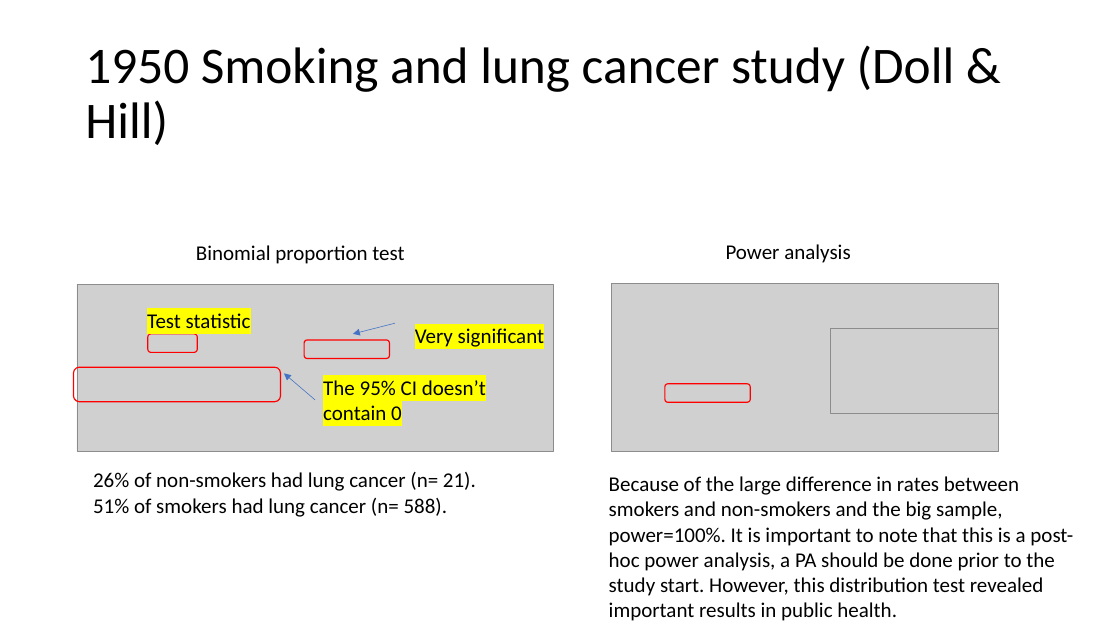
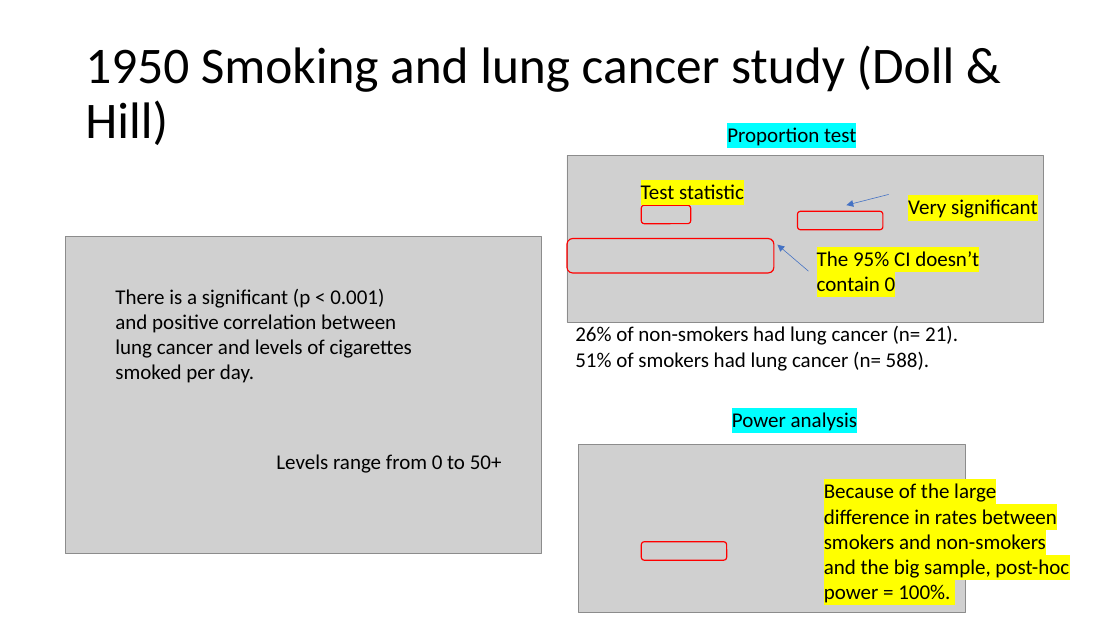
Before and after one commit to szuniga07/Statistics, a slide deck: slide 14 of Stats Course Week 4.pptx. Drawn at 1120x630 pixels with LibreOffice and Linux fonts; fonts in the diff are those of the drawing; grey boxes stand for pictures. Boxes give left, top, right and bottom in pixels: in the first picture for what was removed or moved away, otherwise in the second. Text is boxed around its words. In the diff, an @@ line names an element or a change of style, - is before the commit and + after.

```diff
--- a/Stats Course Week 4.pptx
+++ b/Stats Course Week 4.pptx
@@ text at bbox=[727, 127, 856, 149]: text changed @@
-Binomial proportion test
+Proportion test
@@ picture: place and size @@
-picture at bbox=[77, 284, 554, 451]
+picture at bbox=[567, 155, 1044, 323]
@@ picture added at bbox=[66, 237, 542, 555] @@
@@ rounded rectangle: place and size @@
-rounded rectangle at bbox=[665, 384, 751, 402]
+rounded rectangle at bbox=[797, 211, 883, 229]
@@ 3 texts, 2 arrows, 2 rounded rectangles: place and size @@
-3 texts, 2 arrows, 2 rounded rectangles at bbox=[74, 313, 544, 427]
+3 texts, 2 arrows, 2 rounded rectangles at bbox=[567, 184, 1037, 298]
@@ text added at bbox=[115, 289, 412, 383], 18 pt, text #000000 @@
+There is a significant (p < 0.001) and positive correlation between lung cancer and levels of cigarettes smoked per day.
@@ text "26% of non-smokers had lung ...": place and size @@
-text "26% of non-smokers had lung ..." at bbox=[93, 472, 476, 517]
+text "26% of non-smokers had lung ..." at bbox=[575, 326, 958, 371]
@@ picture removed at bbox=[831, 329, 999, 413] @@
@@ text "Power analysis": place and size @@
-text "Power analysis" at bbox=[726, 244, 850, 263]
+text "Power analysis" at bbox=[732, 412, 857, 434]
@@ text "Power analysis" at bbox=[732, 412, 857, 434]: highlight none to #00FFFF @@
@@ picture: place and size @@
-picture at bbox=[612, 284, 998, 452]
+picture at bbox=[578, 444, 965, 613]
@@ text added at bbox=[276, 454, 502, 473], 18 pt, text #000000 @@
+Levels range from 0 to 50+
@@ text at bbox=[824, 483, 1069, 606]: text changed @@
-Because of the large difference in rates between smokers and non-smokers and the big sample, power=100%. It is important to note that this is a post-hoc power analysis, a PA should be done prior to the study start. However, this distribution test revealed important results in public health.
+Because of the large difference in rates between smokers and non-smokers and the big sample, post-hoc power = 100%.
@@ rounded rectangle: place and size @@
-rounded rectangle at bbox=[304, 340, 390, 359]
+rounded rectangle at bbox=[641, 542, 727, 560]
```
